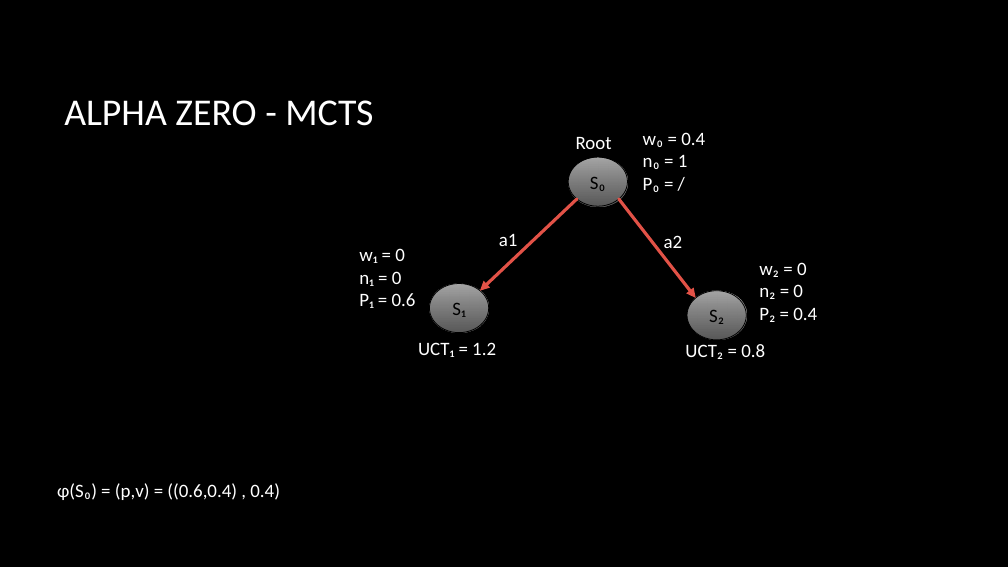
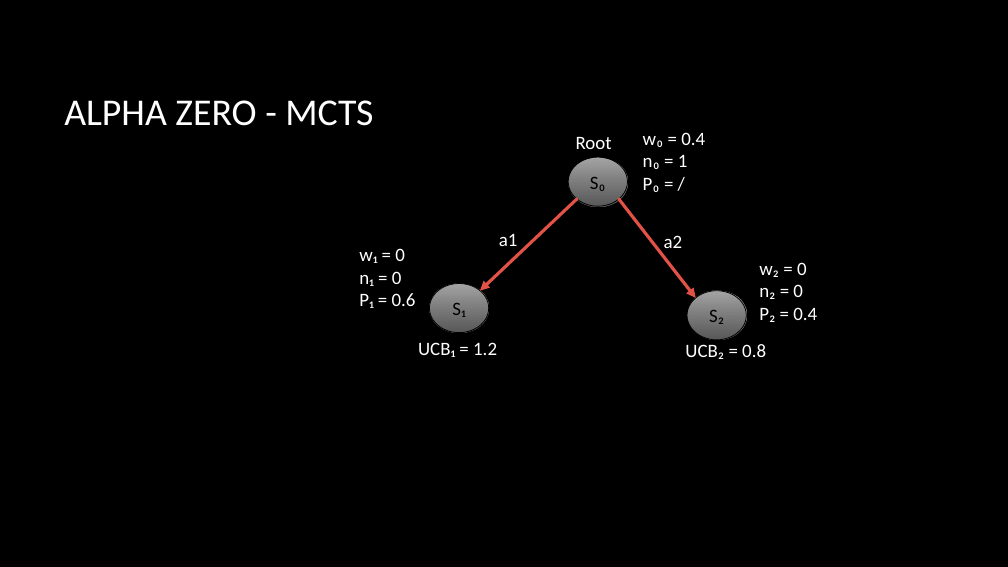
Before and after one commit to 1Preusse/ReinforcementLearningUPV, a slide deck: slide 13 of presentation/ChessEngines.pptx (slide 14 before the commit). Drawn at 1008x567 pixels with LibreOffice and Linux fonts; fonts in the diff are those of the drawing; background and template pictures are left out. Boxes give left, top, right and bottom in pixels: in the first picture for what was removed or moved away, otherwise in the second. Text is boxed around its words. In the diff, an @@ line names an element or a change of style, - is before the commit and + after.

Commit message:
- presentation update

```diff
--- a/presentation/ChessEngines.pptx
+++ b/presentation/ChessEngines.pptx
@@ text at box(418, 342, 497, 357): text changed @@
-UCT₁ = 1.2
+UCB₁ = 1.2
@@ text at box(685, 344, 766, 359): text changed @@
-UCT₂ = 0.8
+UCB₂ = 0.8
@@ text removed at box(57, 483, 280, 500) @@
-ɸ(S₀) = (p,v) = ((0.6,0.4) , 0.4)
```
Also in this commit, not shown: 4 other slides changed, 2 slides removed.
